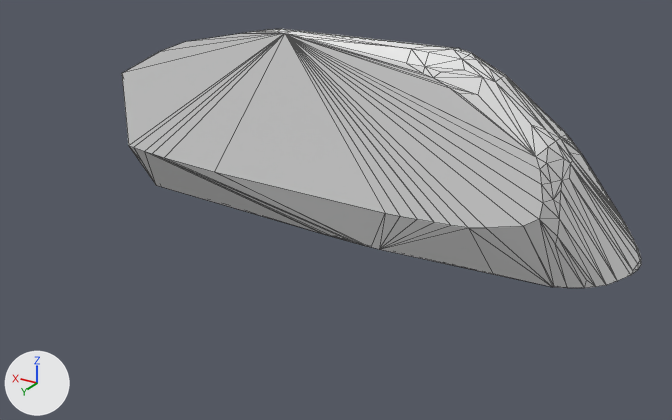
The OBJ model assets/mesh/blue_toy_house/hulls/h20.obj, before and after one commit.
Camera for both pictures: a camera (50 mm lens) standing at (-0.00897, 0.00726, 0.01039) and looking at (-0.00391, -0.00119, 0.00617). Arrows for +X, +Y and +Z are at lower left; the lights stay in place. The older version comes first. Mesh edges are drawn as thin lines. Where no turn or scale is listed for an object, it has been applied to the vertices.

Names of what the first picture shows: 'h20'.
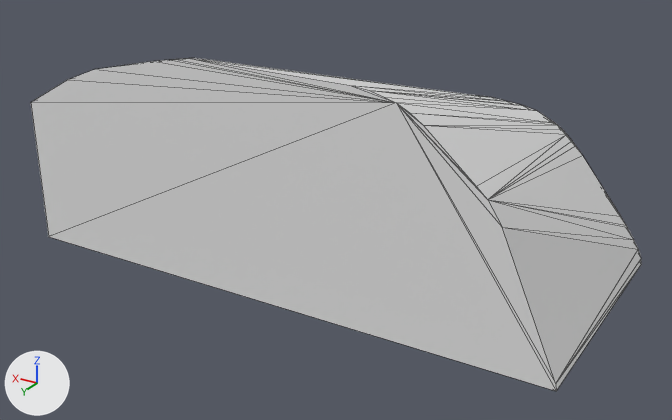
Diff of the bpy script that builds the scene:
```diff
--- a/assets/mesh/blue_toy_house/hulls/h20.obj.py
+++ b/assets/mesh/blue_toy_house/hulls/h20.obj.py
@@ me_h20 @@
 # used by ob_h20; location = (0.0, 0.0, 0.0)
-me_h20.from_pydata(...)  # 134 vertices, 264 faces; spans x -0.00701..-0.00051, y -0.00293..-0.00145, z 0.00553..0.00809
+me_h20.from_pydata(...)  # 42 vertices, 80 faces; spans x -0.00701..-0.00051, y -0.00293..0.00009, z 0.00553..0.00809
+# me_h20 part 1
+# 111 vertices are removed from x -0.00701..-0.00051, y -0.00277..-0.00145, z 0.00553..0.00809
+# 264 faces are deleted
+# 19 vertices are added at x -0.00701..-0.00051, y 0.00009, z 0.00553..0.00809
+# 80 new faces join them
```

What differs and where, as boxes (x1, y1, x2, y2) in the pictures (672 x 420 px):
'h20', reshaped (18% wider, 28% taller): before (122, 29, 641, 288); after (31, 58, 641, 391)
